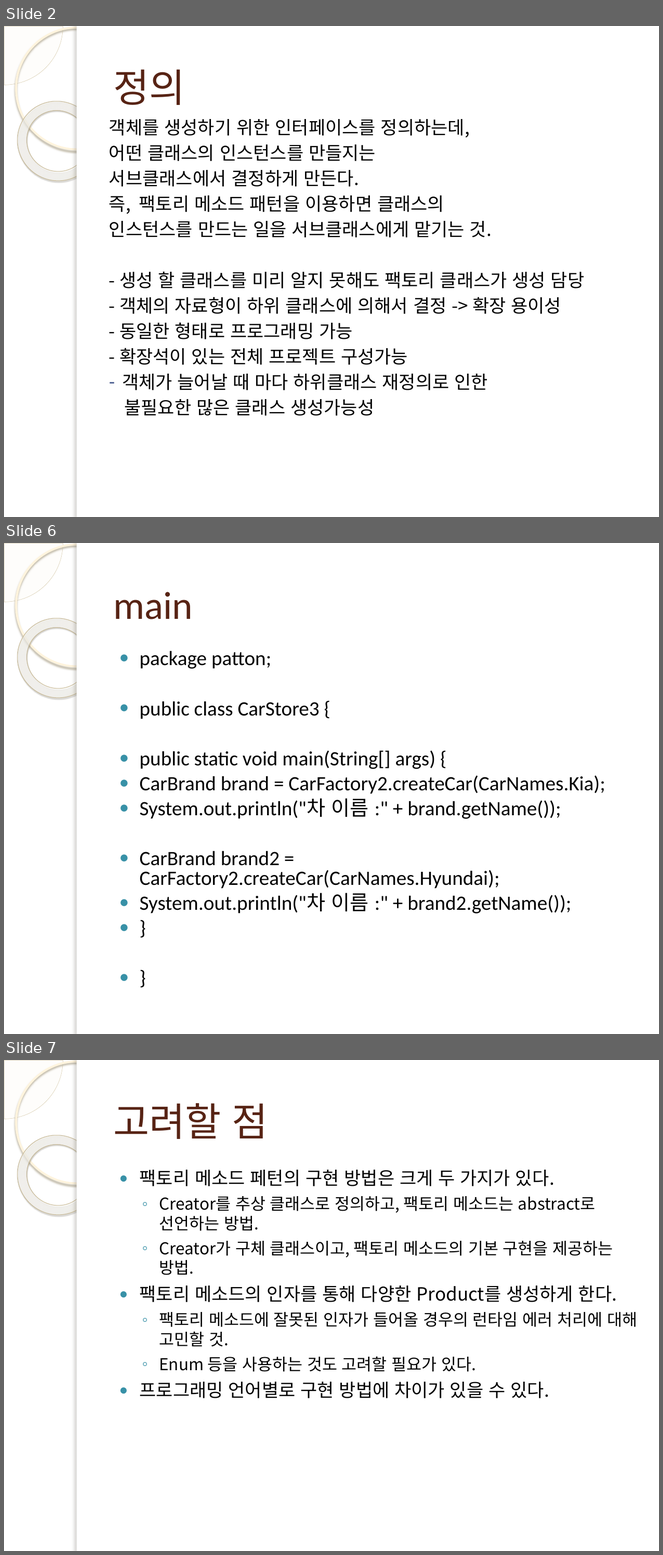
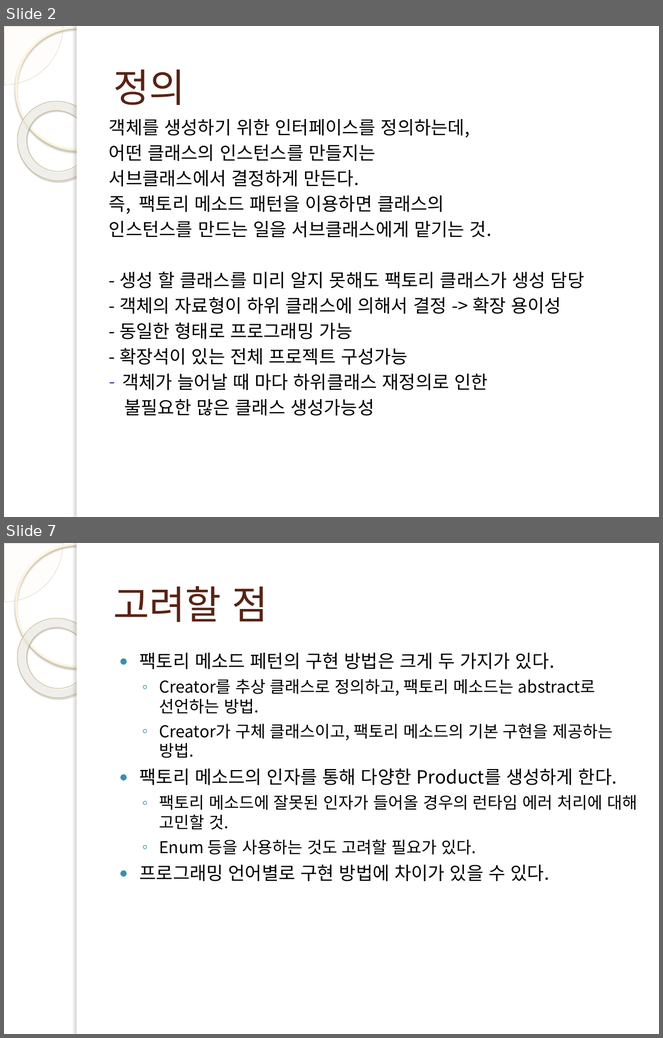
Before and after one commit to wook-dragon/young-rich, a slide deck: Factory_Pattern/kum/팩토리 메소드 ppt.pptx. Shown one above the other, each under a label of ours: slides 2, 6 and 7 before the commit, slides 2 and 7 after it; the slides between them are not shown. The pictures are 663x1555 and 663x1038 pixels, drawn with LibreOffice and Linux fonts; fonts in the diff are those of the drawing; background and template pictures are left out. Boxes give left, top, right and bottom in pixels: in the first picture for what was removed or moved away, otherwise in the second. Text is boxed around its words. In the diff, an @@ line names an element or a change of style, - is before the commit and + after.

```diff
--- a/Factory_Pattern/kum/팩토리 메소드 ppt.pptx
+++ b/Factory_Pattern/kum/팩토리 메소드 ppt.pptx
@@ slide 6 removed at [4,543,659,1034], background picture (left out); not listed: 5 template elements that a slide beside it also shows @@
@@ title removed at [113,592,193,619] @@
-main
@@ text removed at [140,651,605,914] @@
-● package patton;
-● public class CarStore3 {
-● public static void main(String[] args) {
-● CarBrand brand = CarFactory2.createCar(CarNames.Kia);
-● System.out.println("차 이름 :" + brand.getName());
-● CarBrand brand2 = CarFactory2.createCar(CarNames.Hyundai);
-● System.out.println("차 이름 :" + brand2.getName());
-● }
-● }
```
Also in this commit, not shown: 4 slides added, 3 other slides removed, 3 other files.
